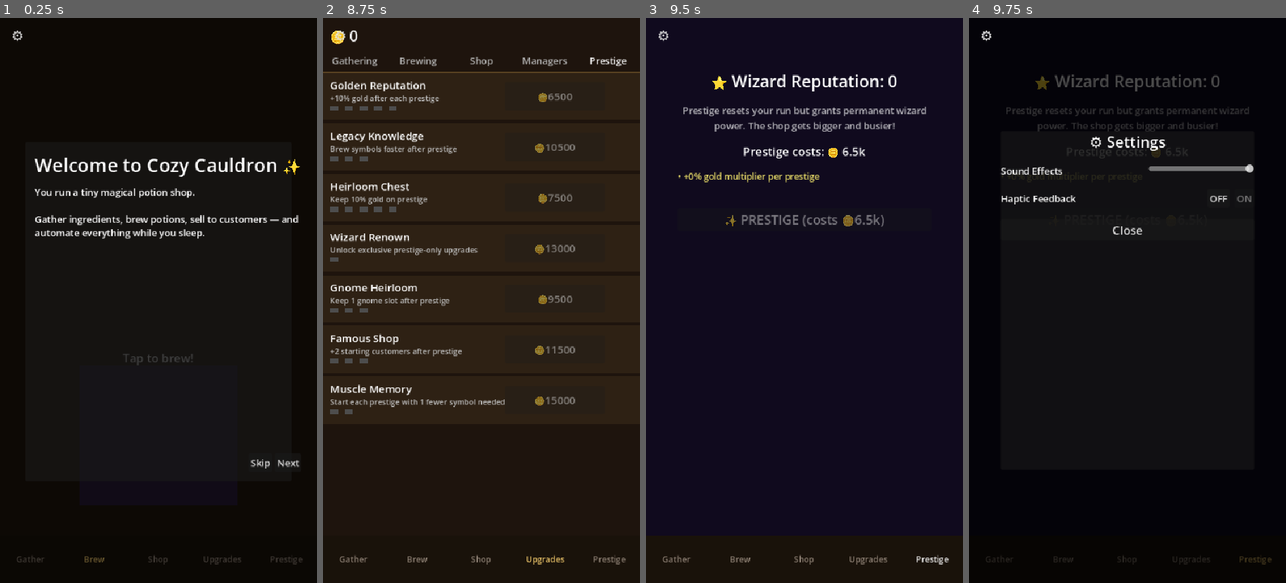
Above: before the commit, frames 1-4 (left to right).
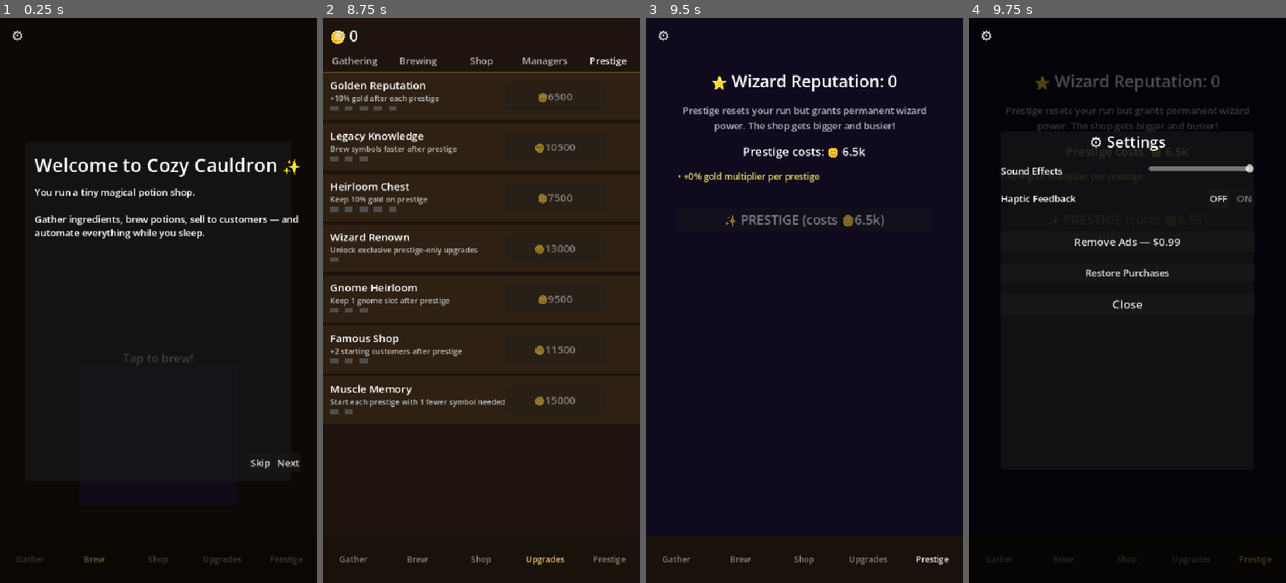
Above: after the commit, the same moments.

Repository: hvancefn-ship-it/cozy-cauldron
Game: Godot game, scene res://scenes/main/main.tscn
Two runs of this game, one before a commit and one after it. Both use one fixed random seed, a clock stepped at 60 frames per second and the inputs below.
Inputs:
- Up to frame 1 (0.25 s): no input
- Up to frame 2 (8.75 s): click "Skip" at 0.5 s; click "Gather" at 1.25 s; click "Brew" at 2 s; click "Shop" at 2.75 s; click "Upgrades" at 3.5 s; click "Gathering" at 4.25 s; click "Brewing" at 5 s; click "Shop" at 5.75 s; click "Managers" at 6.5 s; click "Watch Ad (+6h)" at 7.25 s; click "Prestige" at 8 s
- Up to frame 3 (9.5 s): click "Prestige" at 8.75 s
- Up to frame 4 (9.75 s): click "⚙️" at 9.5 s

Frames 1-3 are identical in both runs. In frame 4, 0.6% of the frame differs, in the area x 33-67%, y 36-52%.

Commit message:
Banner ads (top, nav-safe), no-ads IAP flag, permanent boost on purchase, restore purchases

Diff:
--- a/scenes/main/main.gd
+++ b/scenes/main/main.gd
@@ -77,6 +77,8 @@
 
 	_setup_manager_timers()
 	_apply_offline_idle_progress()
+	AdMobBridge.no_ads_purchased.connect(_on_no_ads_granted)
+	AdMobBridge.no_ads_restored.connect(_on_no_ads_granted)
 	_sync_ad_boost_ui()
 	if _offline_elapsed_seconds > 60:
 		_offline_summary.show_summary(
@@ -250,6 +252,9 @@
 
 
 func _ad_boost_multiplier_at(unix_time: int, stacks_override: int = -1, expiry_override: int = -1) -> float:
+	# No-ads IAP: permanent max boost, no timer needed
+	if AdMobBridge.no_ads:
+		return AD_BOOST_MULTIPLIER
 	var stacks: int = _ad_boost_stacks if stacks_override < 0 else stacks_override
 	var expiry: int = _ad_boost_expires_unix if expiry_override < 0 else expiry_override
 	if stacks <= 0:
@@ -257,6 +262,14 @@
 	if unix_time >= expiry:
 		return 1.0
 	return AD_BOOST_MULTIPLIER
+
+
+func _on_no_ads_granted() -> void:
+	# Immediately apply permanent boost and refresh UI
+	_ad_boost_stacks = 2
+	_ad_boost_expires_unix = 0  # irrelevant — no_ads flag takes precedence
+	_update_manager_timer_rates()
+	_sync_ad_boost_ui()
 
 
 func _manager_global_eff() -> float:
--- a/scenes/settings/settings.gd
+++ b/scenes/settings/settings.gd
@@ -8,6 +8,8 @@
 @onready var sfx_slider: HSlider = %SfxSlider
 @onready var haptics_off_btn: Button = %HapticsOffBtn
 @onready var haptics_on_btn: Button = %HapticsOnBtn
+@onready var no_ads_btn: Button = %NoAdsBtn
+@onready var restore_btn: Button = %RestoreBtn
 @onready var close_btn: Button = %CloseBtn
 
 
@@ -15,8 +17,11 @@
 	sfx_slider.value_changed.connect(_on_sfx_slider_changed)
 	haptics_off_btn.pressed.connect(_on_haptics_off_pressed)
 	haptics_on_btn.pressed.connect(_on_haptics_on_pressed)
+	no_ads_btn.pressed.connect(_on_no_ads_pressed)
+	restore_btn.pressed.connect(_on_restore_pressed)
 	close_btn.pressed.connect(_on_close_pressed)
-	# Defer so AudioManager is guaranteed ready before we read it
+	AdMobBridge.no_ads_purchased.connect(_refresh_ui)
+	AdMobBridge.no_ads_restored.connect(_refresh_ui)
 	_refresh_ui.call_deferred()
 
 
@@ -28,6 +33,10 @@
 func _refresh_ui() -> void:
 	sfx_slider.value = AudioManager.sfx_volume
 	_update_haptic_buttons(AudioManager.is_haptics_enabled())
+	var no_ads: bool = AdMobBridge.no_ads
+	no_ads_btn.disabled = no_ads
+	no_ads_btn.text = "⭐ Ads Removed — Thank You!" if no_ads else "Remove Ads — $0.99"
+	restore_btn.visible = not no_ads
 
 
 func _update_haptic_buttons(enabled: bool) -> void:
@@ -51,6 +60,17 @@
 	_update_haptic_buttons(true)
 
 
+func _on_no_ads_pressed() -> void:
+	# IAP stub — will route through IAPBridge when product ID is set.
+	# For now, directly grant (replace with real IAP call once product ID is ready).
+	AdMobBridge.grant_no_ads()
+
+
+func _on_restore_pressed() -> void:
+	# IAP restore stub.
+	AdMobBridge.restore_no_ads()
+
+
 func _on_close_pressed() -> void:
 	visible = false
 	emit_signal("closed")
--- a/scenes/settings/settings.tscn
+++ b/scenes/settings/settings.tscn
@@ -81,6 +81,23 @@
 layout_mode = 2
 text = "ON"
 
+[node name="Divider" type="ColorRect" parent="Panel/VBox"]
+layout_mode = 2
+custom_minimum_size = Vector2(0, 1)
+color = Color(0.4, 0.35, 0.3, 0.5)
+
+[node name="NoAdsBtn" type="Button" parent="Panel/VBox"]
+unique_name_in_owner = true
+layout_mode = 2
+theme_override_font_sizes/font_size = 18
+text = "Remove Ads — $0.99"
+
+[node name="RestoreBtn" type="Button" parent="Panel/VBox"]
+unique_name_in_owner = true
+layout_mode = 2
+theme_override_font_sizes/font_size = 16
+text = "Restore Purchases"
+
 [node name="CloseBtn" type="Button" parent="Panel/VBox"]
 unique_name_in_owner = true
 layout_mode = 2
--- a/scenes/upgrades/upgrades.gd
+++ b/scenes/upgrades/upgrades.gd
@@ -200,6 +200,11 @@
 
 
 func _refresh_ad_boost_ui() -> void:
+	if AdMobBridge.no_ads:
+		_ad_boost_label.text = "⭐ Permanent +50% boost active (No Ads)"
+		_ad_boost_btn.text = "Already Active"
+		_ad_boost_btn.disabled = true
+		return
 	var now_unix: int = int(Time.get_unix_time_from_system())
 	if _ad_boost_expires_unix <= now_unix:
 		_ad_boost_stacks = 0
--- a/scripts/admob_bridge.gd
+++ b/scripts/admob_bridge.gd
@@ -1,62 +1,117 @@
 extends Node
 ## AdMob bridge — wraps the GodotAdMob plugin (or stubs it in editor/web builds).
-## Usage: AdMobBridge.show_rewarded_ad(callback: Callable)
-## callback(success: bool) is called when the ad completes or fails.
+## Handles: banner ads, rewarded ads, and the no-ads IAP flag.
 
 signal rewarded_ad_completed()
 signal rewarded_ad_failed()
-
+signal no_ads_purchased()
+signal no_ads_restored()
+
+# ── Ad Unit IDs ────────────────────────────────────────────────────────────
 const REWARDED_AD_UNIT_ID_ANDROID := "ca-app-pub-XXXXXXXXXXXXXXXX/XXXXXXXXXX"  # ← replace
 const REWARDED_AD_UNIT_ID_IOS     := "ca-app-pub-XXXXXXXXXXXXXXXX/XXXXXXXXXX"  # ← replace
-const TEST_AD_UNIT_ANDROID := "ca-app-pub-3940256099942544/5224354917"
-const TEST_AD_UNIT_IOS     := "ca-app-pub-3940256099942544/1712485313"
-
-var _pending_callback: Callable = Callable()
+const BANNER_AD_UNIT_ID_ANDROID   := "ca-app-pub-XXXXXXXXXXXXXXXX/XXXXXXXXXX"  # ← replace
+const BANNER_AD_UNIT_ID_IOS       := "ca-app-pub-XXXXXXXXXXXXXXXX/XXXXXXXXXX"  # ← replace
+
+# Test IDs (Google official test units)
+const TEST_REWARDED_ANDROID := "ca-app-pub-3940256099942544/5224354917"
+const TEST_REWARDED_IOS     := "ca-app-pub-3940256099942544/1712485313"
+const TEST_BANNER_ANDROID   := "ca-app-pub-3940256099942544/6300978111"
+const TEST_BANNER_IOS       := "ca-app-pub-3940256099942544/2934735716"
+
+const SETTINGS_PATH := "user://settings.json"
+
 var _admob: Node = null
 var _ad_loaded: bool = false
-var _use_test_ads: bool = true  # flip to false for production
+var _banner_showing: bool = false
+var _pending_callback: Callable = Callable()
+var _use_test_ads: bool = true  # ← flip to false before release
+
+## Set to true via IAP purchase or restore. Persisted in settings.json.
+var no_ads: bool = false
 
 
 func _ready() -> void:
+	_load_no_ads()
 	_try_init_admob()
+	if not no_ads:
+		show_banner()
 
 
 func _try_init_admob() -> void:
 	if not Engine.has_singleton("AdMob"):
-		push_warning("AdMobBridge: AdMob singleton not found — running in stub mode.")
+		push_warning("AdMobBridge: AdMob singleton not found — stub mode.")
 		return
 	_admob = Engine.get_singleton("AdMob")
 	if _admob == null:
 		return
+
+	# Rewarded signals
 	_admob.rewarded_ad_loaded.connect(_on_rewarded_loaded)
 	_admob.rewarded_ad_failed_to_load.connect(_on_rewarded_failed_to_load)
 	_admob.rewarded_ad_watched.connect(_on_rewarded_watched)
 	_admob.rewarded_ad_failed_to_show.connect(_on_rewarded_failed_to_show)
+
+	# Banner signals (optional — plugin may not emit these)
+	if _admob.has_signal("banner_ad_loaded"):
+		_admob.banner_ad_loaded.connect(_on_banner_loaded)
+	if _admob.has_signal("banner_ad_failed_to_load"):
+		_admob.banner_ad_failed_to_load.connect(_on_banner_failed)
+
 	_load_rewarded_ad()
 
 
-func _get_ad_unit_id() -> String:
-	if _use_test_ads:
-		if OS.get_name() == "iOS":
-			return TEST_AD_UNIT_IOS
-		return TEST_AD_UNIT_ANDROID
-	if OS.get_name() == "iOS":
-		return REWARDED_AD_UNIT_ID_IOS
-	return REWARDED_AD_UNIT_ID_ANDROID
-
+# ── Banner ──────────────────────────────────────────────────────────────────
+
+func show_banner() -> void:
+	if no_ads or _banner_showing:
+		return
+	if _admob == null:
+		return  # Stub: no banner in editor
+	_admob.load_banner_ad(
+		_get_banner_id(),
+		_admob.BANNER_SIZE_SMART,
+		_admob.BANNER_POSITION_TOP   # TOP so it never overlaps the bottom nav
+	)
+	_banner_showing = true
+
+
+func hide_banner() -> void:
+	if not _banner_showing or _admob == null:
+		return
+	if _admob.has_method("hide_banner_ad"):
+		_admob.hide_banner_ad()
+	elif _admob.has_method("destroy_banner_ad"):
+		_admob.destroy_banner_ad()
+	_banner_showing = false
+
+
+func _on_banner_loaded() -> void:
+	pass  # Banner auto-shows after load
+
+
+func _on_banner_failed(_error: Dictionary) -> void:
+	_banner_showing = false
+	# Retry after 60s
+	await get_tree().create_timer(60.0).timeout
+	if not no_ads:
+		show_banner()
+
+
+# ── Rewarded ────────────────────────────────────────────────────────────────
 
 func _load_rewarded_ad() -> void:
 	if _admob == null:
 		return
 	_ad_loaded = false
-	_admob.load_rewarded_ad(_get_ad_unit_id())
+	_admob.load_rewarded_ad(_get_rewarded_id())
 
 
 func _on_rewarded_loaded() -> void:
 	_ad_loaded = true
 
 
-func _on_rewarded_failed_to_load(_error_data: Dictionary) -> void:
+func _on_rewarded_failed_to_load(_error: Dictionary) -> void:
 	_ad_loaded = false
 
 
@@ -69,18 +124,17 @@
 	_pending_callback = Callable()
 
 
-func _on_rewarded_failed_to_show(_error_data: Dictionary) -> void:
+func _on_rewarded_failed_to_show(_error: Dictionary) -> void:
 	rewarded_ad_failed.emit()
 	if _pending_callback.is_valid():
 		_pending_callback.call(false)
 	_pending_callback = Callable()
 
 
-## Call this to show a rewarded ad. callback(success: bool) fires when done.
+## Show a rewarded ad. callback(success: bool) fires on completion or failure.
 func show_rewarded_ad(callback: Callable) -> void:
 	_pending_callback = callback
 	if _admob == null:
-		# Stub: simulate ad in editor / non-mobile builds
 		push_warning("AdMobBridge: stub mode — simulating rewarded ad.")
 		await get_tree().create_timer(0.5).timeout
 		rewarded_ad_completed.emit()
@@ -89,7 +143,7 @@
 		_pending_callback = Callable()
 		return
 	if not _ad_loaded:
-		push_warning("AdMobBridge: ad not loaded yet — trying to reload.")
+		push_warning("AdMobBridge: ad not loaded yet.")
 		_load_rewarded_ad()
 		callback.call(false)
 		_pending_callback = Callable()
@@ -97,5 +151,65 @@
 	_admob.show_rewarded_ad()
 
 
-func is_ready() -> bool:
+func is_rewarded_ready() -> bool:
 	return _admob == null or _ad_loaded
+
+
+# ── No-Ads IAP ──────────────────────────────────────────────────────────────
+
+## Called by IAPBridge when purchase completes or is restored.
+func grant_no_ads() -> void:
+	no_ads = true
+	_save_no_ads()
+	hide_banner()
+	no_ads_purchased.emit()
+
+
+## Called by IAPBridge on restore.
+func restore_no_ads() -> void:
+	no_ads = true
+	_save_no_ads()
+	hide_banner()
+	no_ads_restored.emit()
+
+
+func _load_no_ads() -> void:
+	if not FileAccess.file_exists(SETTINGS_PATH):
+		return
+	var f := FileAccess.open(SETTINGS_PATH, FileAccess.READ)
+	if f == null:
+		return
+	var parsed: Variant = JSON.parse_string(f.get_as_text())
+	f.close()
+	if parsed is Dictionary:
+		no_ads = bool((parsed as Dictionary).get("no_ads", false))
+
+
+func _save_no_ads() -> void:
+	var data: Dictionary = {}
+	if FileAccess.file_exists(SETTINGS_PATH):
+		var f := FileAccess.open(SETTINGS_PATH, FileAccess.READ)
+		if f:
+			var parsed: Variant = JSON.parse_string(f.get_as_text())
+			f.close()
+			if parsed is Dictionary:
+				data = parsed as Dictionary
+	data["no_ads"] = true
+	var fw := FileAccess.open(SETTINGS_PATH, FileAccess.WRITE)
+	if fw:
+		fw.store_string(JSON.stringify(data))
+		fw.close()
+
+
+# ── Helpers ─────────────────────────────────────────────────────────────────
+
+func _get_rewarded_id() -> String:
+	if _use_test_ads:
+		return TEST_REWARDED_IOS if OS.get_name() == "iOS" else TEST_REWARDED_ANDROID
+	return REWARDED_AD_UNIT_ID_IOS if OS.get_name() == "iOS" else REWARDED_AD_UNIT_ID_ANDROID
+
+
+func _get_banner_id() -> String:
+	if _use_test_ads:
+		return TEST_BANNER_IOS if OS.get_name() == "iOS" else TEST_BANNER_ANDROID
+	return BANNER_AD_UNIT_ID_IOS if OS.get_name() == "iOS" else BANNER_AD_UNIT_ID_ANDROID
